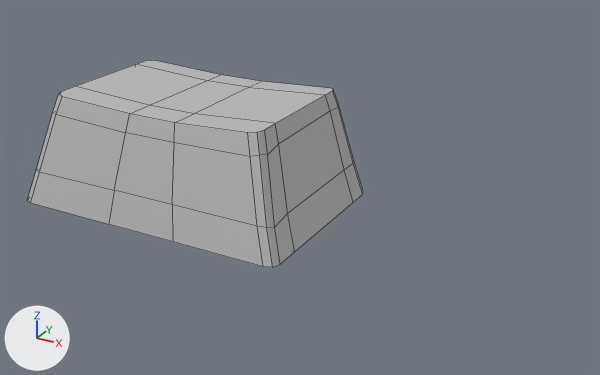
A saved change to the FBX model [FBX] Keyboard/1u & pipe/r3Pipe.fbx.
Rendered twice from a 50 mm camera at (0.0936, -0.0353, 0.1889) aimed at (0.0512, 0.0419, 0.1503). Every picture has the same lights, and +X, +Y and +Z are marked at lower left. Mesh edges are drawn as thin lines. Where no turn or scale is listed for an object, it has been applied to the vertices.

Objects in the first picture: 'r3pipe'.
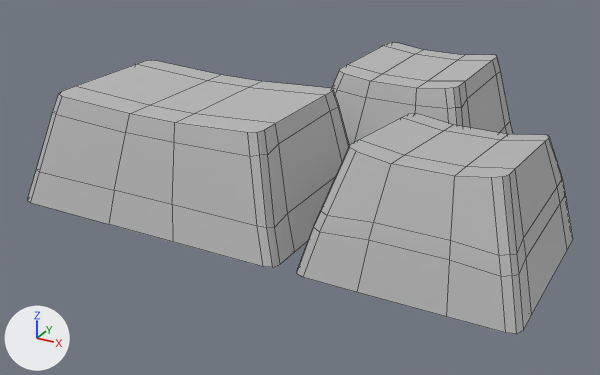
Where the newer file only moved an object's origin or applied its transform, the numbers keep the older frame.

What differs and where, as boxes [x1, y1, x2, y2] in the pictures (600 x 375 px):
'r2', added
    after: [297, 113, 573, 334]
'r3', added
    after: [332, 42, 513, 145]

The change, as a list of edits to the scene's bpy script:
```text
Add mat_lambert2:
    mat_lambert2 = principled_material('lambert2')
    mat_lambert2.base_color = (0.5, 0.5, 0.5)  # grey #bcbcbc
Add me_mesh_1:
    me_mesh_1.from_pydata(...)  # 240 vertices, 172 faces; spans x -0.0108..0.0108, y -0.0106..0.0106, z -0.0061..0.0061
    me_mesh_1.materials.append(mat_lambert2)  # grey #bcbcbc
Add me_mesh_001:
    me_mesh_001.from_pydata(...)  # 240 vertices, 172 faces; spans x -0.0108..0.0108, y -0.0106..0.0106, z -0.006..0.006
    me_mesh_001.materials.append(mat_lambert1)  # grey #bcbcbc
Add ob_r2:
    ob_r2 = bpy.data.objects.new('r2', me_mesh_1)
    ob_r2.location = (0.07072, 0.035, 0.15604)
Add ob_r3:
    ob_r3 = bpy.data.objects.new('r3', me_mesh_001)
    ob_r3.location = (0.05881, 0.05733, 0.15616)
```
